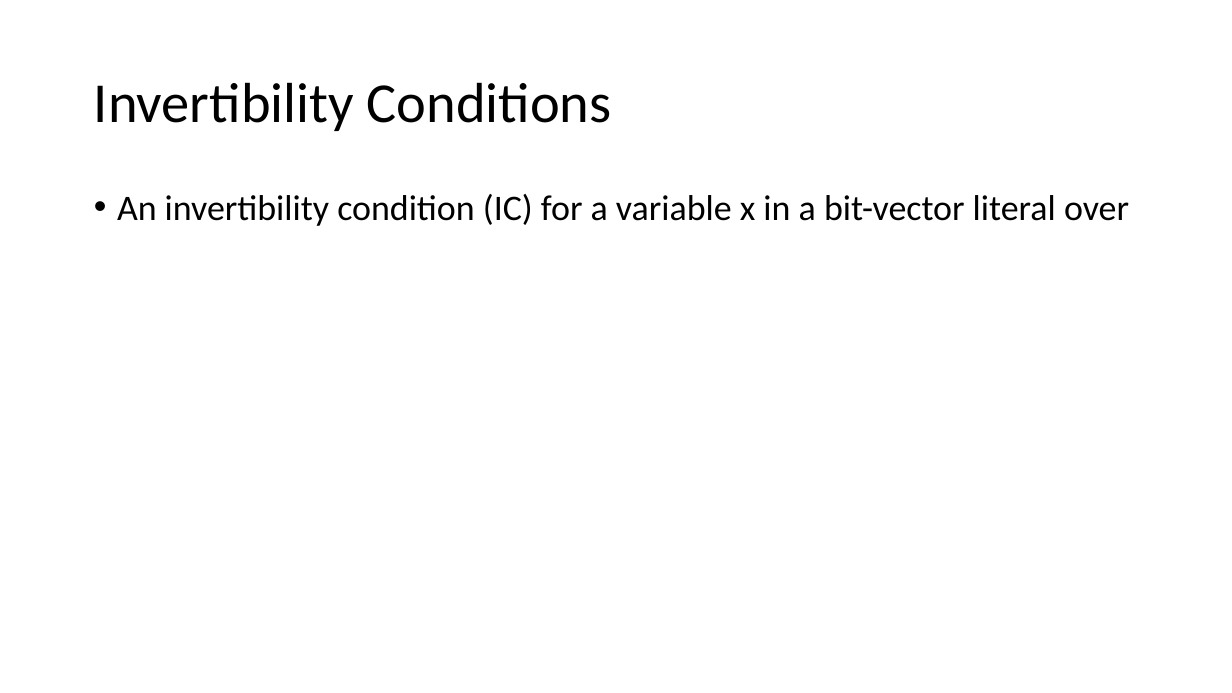
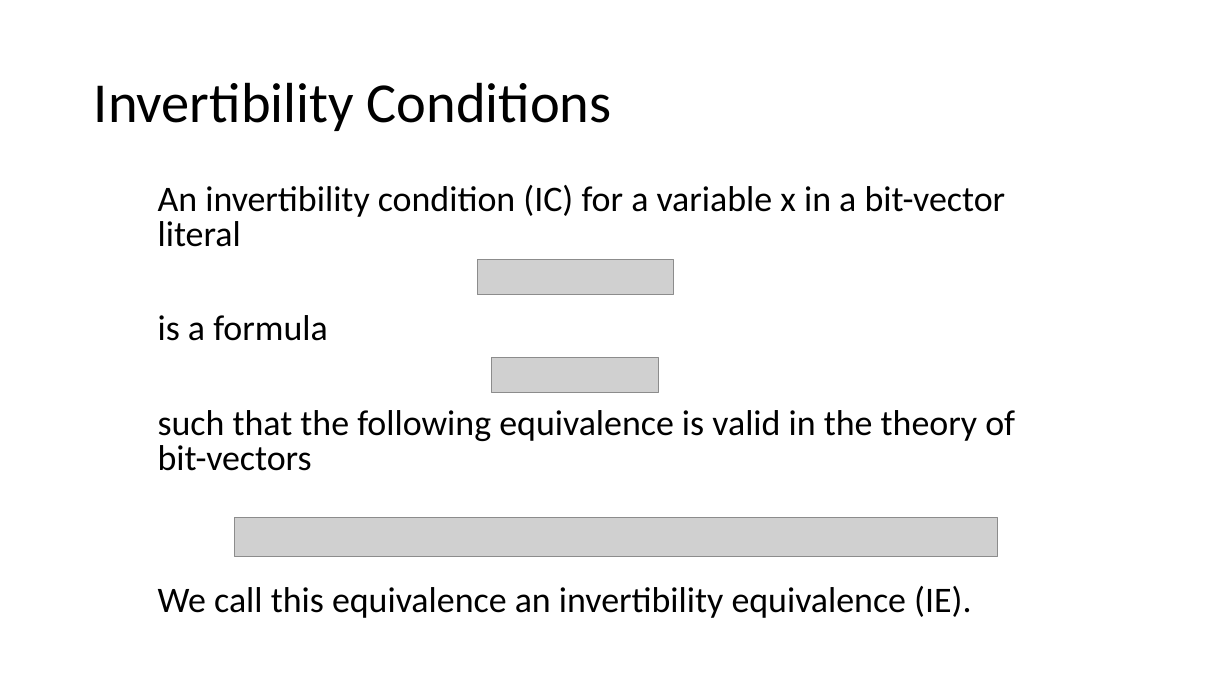
Before and after one commit to arjunvish/pxtp2019presentation, a slide deck: slide 7 of Presentation.pptx. Drawn at 1232x693 pixels with LibreOffice and Linux fonts; fonts in the diff are those of the drawing; grey boxes stand for pictures. Boxes give left, top, right and bottom in pixels: in the first picture for what was removed or moved away, otherwise in the second. Text is boxed around its words. In the diff, an @@ line names an element or a change of style, - is before the commit and + after.

```diff
--- a/Presentation.pptx
+++ b/Presentation.pptx
@@ text at (158, 185, 1015, 618): text changed @@
-• An invertibility condition (IC) for a variable x in a bit-vector literal over
+An invertibility condition (IC) for a variable x in a bit-vector literal
+is a formula
+such that the following equivalence is valid in the theory of bit-vectors
+We call this equivalence an invertibility equivalence (IE).
@@ picture added at (477, 260, 673, 295) @@
@@ picture added at (492, 358, 658, 393) @@
@@ picture added at (235, 518, 998, 557) @@
```
Also in this commit, not shown: 2 other slides changed, 1 slide added, 2 other files.
